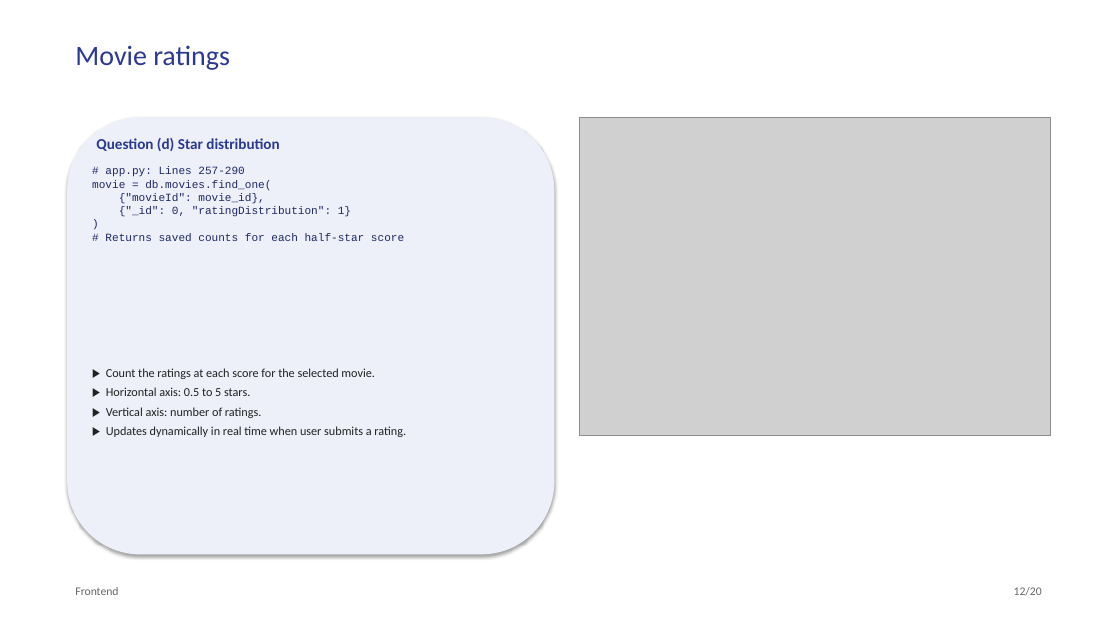
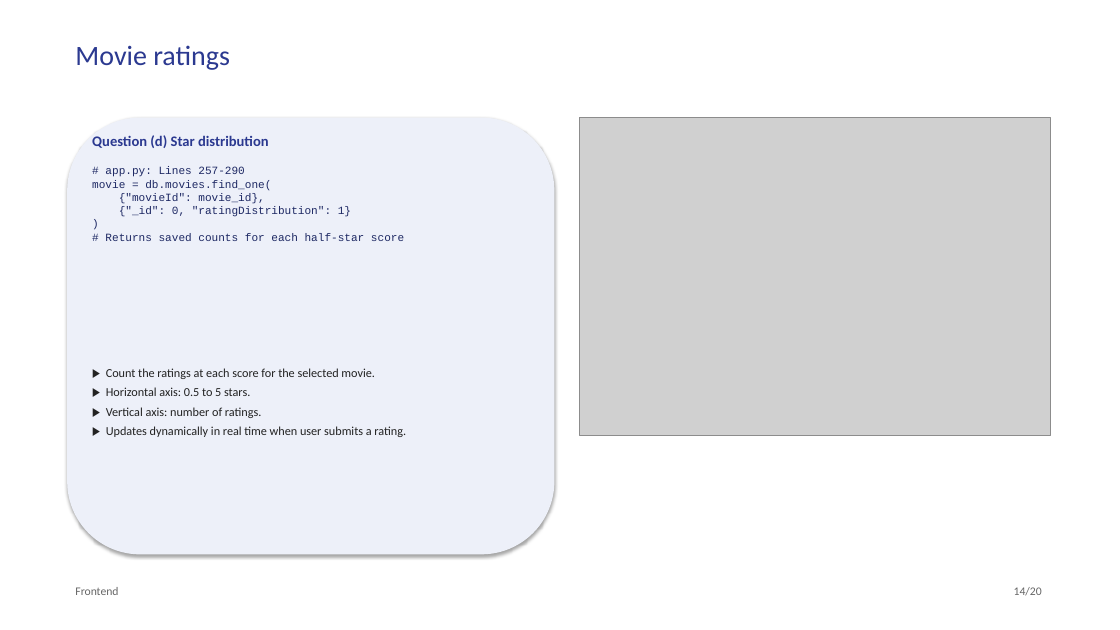
Before and after one commit to prithamnandavaram/movielens-data-engineering, a slide deck: slide 14 of presentation/MovieLens_Analytics_Presentation.pptx (slide 12 before the commit). Drawn at 1120x630 pixels with LibreOffice and Linux fonts; fonts in the diff are those of the drawing; grey boxes stand for pictures. Boxes give left, top, right and bottom in pixels: in the first picture for what was removed or moved away, otherwise in the second. Text is boxed around its words. In the diff, an @@ line names an element or a change of style, - is before the commit and + after.

Commit message:
docs(presentation): update deck structure, tech stack one-liners, tree architecture, and question sequence

```diff
--- a/presentation/MovieLens_Analytics_Presentation.pptx
+++ b/presentation/MovieLens_Analytics_Presentation.pptx
@@ text "Question (d) Star distribution" at [92,135,269,148]: size 13 to 12.5 pt; less space between paragraphs @@
@@ text at [1014,587,1042,596]: text changed @@
-12/20
+14/20
```
Also in this commit, not shown: 12 other slides changed, 6 slides added, 6 slides removed, 1 other file.
